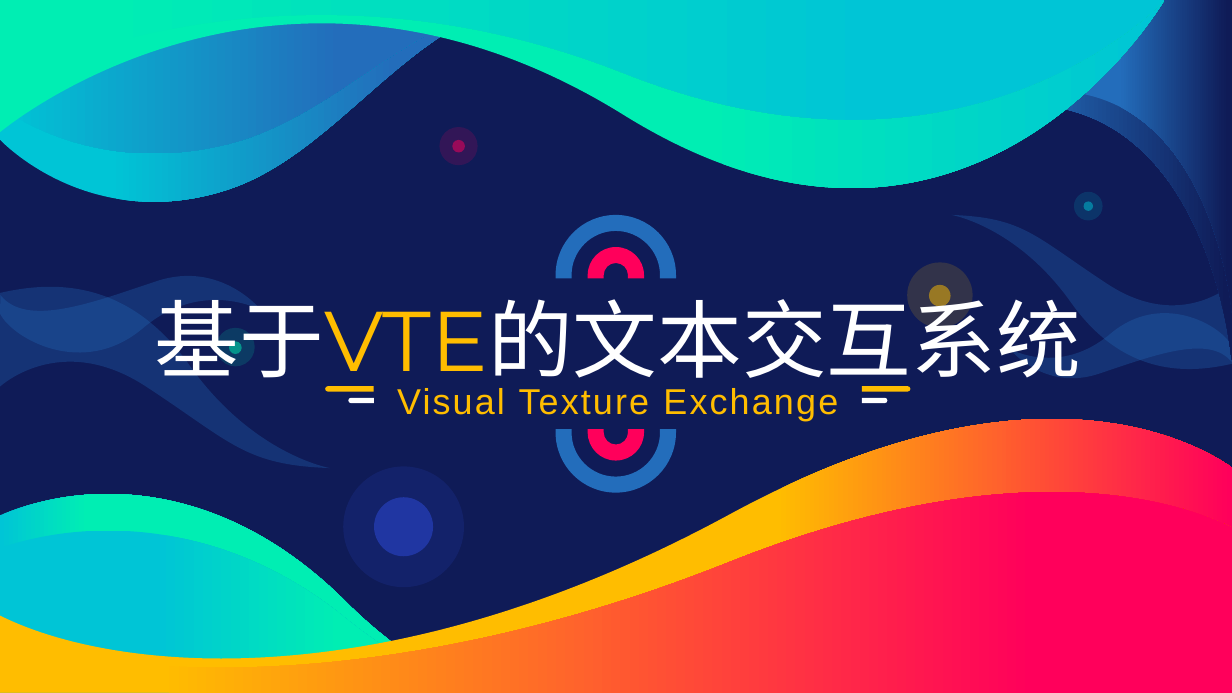
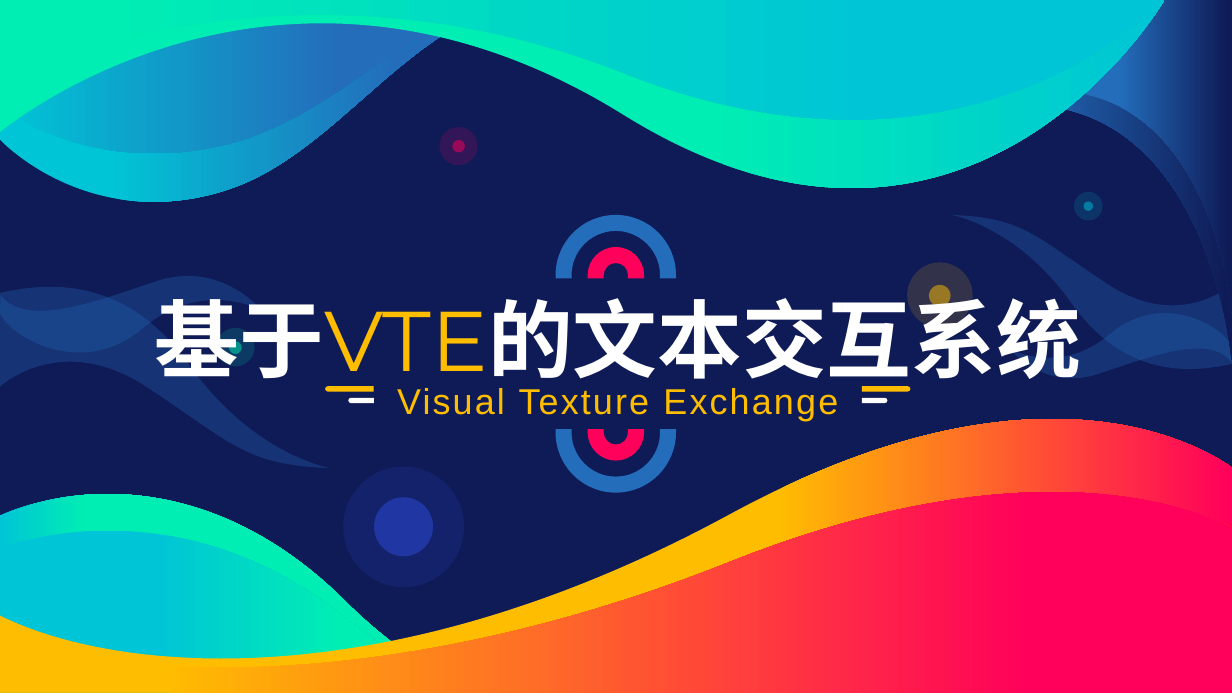
Before and after one commit to ZerglingV/CentOS6_DNSServer_Script, a slide deck: slide 1 of temp.pptx. Drawn at 1232x693 pixels with LibreOffice and Linux fonts; fonts in the diff are those of the drawing. Boxes give left, top, right and bottom in pixels: in the first picture for what was removed or moved away, otherwise in the second. Text is boxed around its words. In the diff, an @@ line names an element or a change of style, - is before the commit and + after.

```diff
--- a/temp.pptx
+++ b/temp.pptx
@@ text "基于VTE的文本交互系统" at box(155, 286, 1081, 393): bold on in "基于VTE的文本交互系统" @@
```
Also in this commit, not shown: 4 other slides changed, 22 other files.
